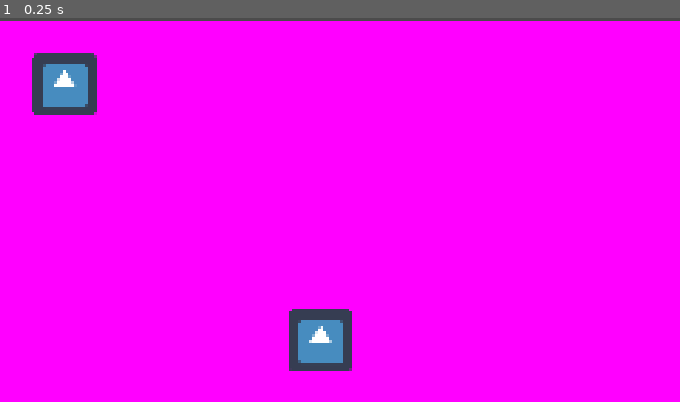
Above: before the commit, frame 1.
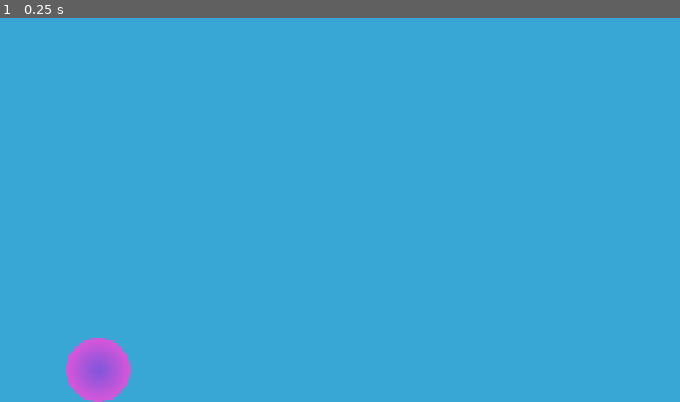
Above: after the commit, the same moment.

Repository: AmossGuy/BLAWK-remake
Game: Godot game, scene res://level1.tscn
The game is run twice, just before and just after one commit, with the same random seed, the same clock (stepped at 60 frames per second) and the same inputs. The engine's default icon, where the game draws it, is replaced by a stand-in: a white triangle on a blue panel in a dark square.
Inputs:
- Up to frame 1 (0.25 s): no input

The runs differ from the first frame. In frame 1, 100% of the frame differs, in the area x 0-100%, y 0-100%.

Commit message:
add initial physics objects

Diff:
--- /dev/null
+++ b/ball.svg
@@ -0,0 +1,97 @@
+<?xml version="1.0" encoding="UTF-8" standalone="no"?>
+<svg
+   xmlns:dc="http://purl.org/dc/elements/1.1/"
+   xmlns:cc="http://creativecommons.org/ns#"
+   xmlns:rdf="http://www.w3.org/1999/02/22-rdf-syntax-ns#"
+   xmlns:svg="http://www.w3.org/2000/svg"
+   xmlns="http://www.w3.org/2000/svg"
+   xmlns:xlink="http://www.w3.org/1999/xlink"
+   xmlns:sodipodi="http://sodipodi.sourceforge.net/DTD/sodipodi-0.dtd"
+   xmlns:inkscape="http://www.inkscape.org/namespaces/inkscape"
+   sodipodi:docname="ball.svg"
+   width="64"
+   height="64"
+   viewBox="0 0 16.933333 16.933334"
+   version="1.1"
+   id="svg8"
+   inkscape:version="1.0 (4035a4fb49, 2020-05-01)">
+  <defs
+     id="defs2">
+    <linearGradient
+       id="linearGradient1408"
+       inkscape:collect="always">
+      <stop
+         id="stop1404"
+         offset="0"
+         style="stop-color:#7e57db;stop-opacity:1" />
+      <stop
+         id="stop1406"
+         offset="1"
+         style="stop-color:#da56da;stop-opacity:1" />
+    </linearGradient>
+    <radialGradient
+       gradientUnits="userSpaceOnUse"
+       r="8.4666662"
+       fy="8.4666662"
+       fx="8.4666662"
+       cy="8.4666662"
+       cx="8.4666662"
+       id="radialGradient1410"
+       xlink:href="#linearGradient1408"
+       inkscape:collect="always" />
+  </defs>
+  <sodipodi:namedview
+     inkscape:window-maximized="1"
+     inkscape:window-y="27"
+     inkscape:window-x="0"
+     inkscape:window-height="1016"
+     inkscape:window-width="1920"
+     id="base"
+     pagecolor="#777777"
+     bordercolor="#000000"
+     borderopacity="1"
+     inkscape:pageopacity="0"
+     inkscape:pageshadow="2"
+     inkscape:zoom="11.2"
+     inkscape:cx="31.090461"
+     inkscape:cy="24.096835"
+     inkscape:document-units="mm"
+     inkscape:current-layer="layer1"
+     inkscape:document-rotation="0"
+     showgrid="true"
+     inkscape:pagecheckerboard="true"
+     borderlayer="true"
+     units="px">
+    <inkscape:grid
+       type="xygrid"
+       id="grid833"
+       color="#000000"
+       opacity="0.1254902"
+       empcolor="#000000"
+       empopacity="0.25098039"
+       empspacing="8" />
+  </sodipodi:namedview>
+  <metadata
+     id="metadata5">
+    <rdf:RDF>
+      <cc:Work
+         rdf:about="">
+        <dc:format>image/svg+xml</dc:format>
+        <dc:type
+           rdf:resource="http://purl.org/dc/dcmitype/StillImage" />
+        <dc:title></dc:title>
+      </cc:Work>
+    </rdf:RDF>
+  </metadata>
+  <g
+     inkscape:label="Layer 1"
+     inkscape:groupmode="layer"
+     id="layer1">
+    <circle
+       r="8.4666662"
+       cy="8.4666662"
+       cx="8.4666662"
+       id="path1402"
+       style="fill:url(#radialGradient1410);stroke-width:0.264583;fill-opacity:1" />
+  </g>
+</svg>
--- a/level1.tscn
+++ b/level1.tscn
@@ -1,39 +1,45 @@
-[gd_scene load_steps=3 format=2]
+[gd_scene load_steps=4 format=2]
 
-[ext_resource path="res://icon.png" type="Texture" id=1]
+[ext_resource path="res://ball.svg" type="Texture" id=1]
 [ext_resource path="res://scripts/CameraMoveByWindow.gd" type="Script" id=2]
 
+[sub_resource type="CircleShape2D" id=1]
+radius = 32.0
+
 [node name="Node2D" type="Node2D"]
+__meta__ = {
+"_edit_lock_": true
+}
 
 [node name="ColorRect" type="ColorRect" parent="."]
 margin_right = 1920.0
 margin_bottom = 1080.0
-color = Color( 1, 0, 1, 1 )
+color = Color( 0.2184, 0.65352, 0.84, 1 )
 __meta__ = {
 "_edit_use_anchors_": false
 }
 
-[node name="icon" type="Sprite" parent="."]
-position = Vector2( 872, 600 )
-texture = ExtResource( 1 )
-offset = Vector2( -807.898, -536 )
-
-[node name="icon2" type="Sprite" parent="."]
-position = Vector2( 872, 600 )
-texture = ExtResource( 1 )
-offset = Vector2( -552, -280 )
-
-[node name="icon3" type="Sprite" parent="."]
-position = Vector2( 1383.9, 1112 )
-texture = ExtResource( 1 )
-offset = Vector2( -807.898, -536 )
-
-[node name="icon4" type="Sprite" parent="."]
-position = Vector2( 1384, 1112 )
-texture = ExtResource( 1 )
-offset = Vector2( -552, -280 )
-
 [node name="Camera2D" type="Camera2D" parent="."]
+position = Vector2( 256, 256 )
 anchor_mode = 0
 current = true
 script = ExtResource( 2 )
+
+[node name="StaticBody2D" type="StaticBody2D" parent="Camera2D"]
+
+[node name="CollisionPolygon2D" type="CollisionPolygon2D" parent="Camera2D/StaticBody2D"]
+polygon = PoolVector2Array( 0, 0, 680, 0, 744, -64, -64, -64, -64, 448, 0, 384 )
+
+[node name="CollisionPolygon2D2" type="CollisionPolygon2D" parent="Camera2D/StaticBody2D"]
+position = Vector2( 680, 384 )
+rotation = 3.14159
+polygon = PoolVector2Array( 0, 0, 680, 0, 744, -64, -64, -64, -64, 448, 0, 384 )
+
+[node name="RigidBody2D" type="RigidBody2D" parent="."]
+position = Vector2( 352, 608 )
+
+[node name="ball" type="Sprite" parent="RigidBody2D"]
+texture = ExtResource( 1 )
+
+[node name="CollisionShape2D" type="CollisionShape2D" parent="RigidBody2D"]
+shape = SubResource( 1 )
--- a/project.godot
+++ b/project.godot
@@ -30,7 +30,7 @@
 window/size/resizable=false
 window/per_pixel_transparency/allowed=true
 window/stretch/mode="2d"
-window/stretch/aspect="keep"
+window/stretch/aspect="expand"
 
 [rendering]
 
--- a/scripts/CameraMoveByWindow.gd
+++ b/scripts/CameraMoveByWindow.gd
@@ -1,4 +1,7 @@
 extends Node2D
+
+func _ready():
+	get_node("/root/WindowScaler").set_window_position(get_position())
 
 func _process(delta):
 	set_position(get_node("/root/WindowScaler").get_window_position())
Not shown, added: ball.svg.import
